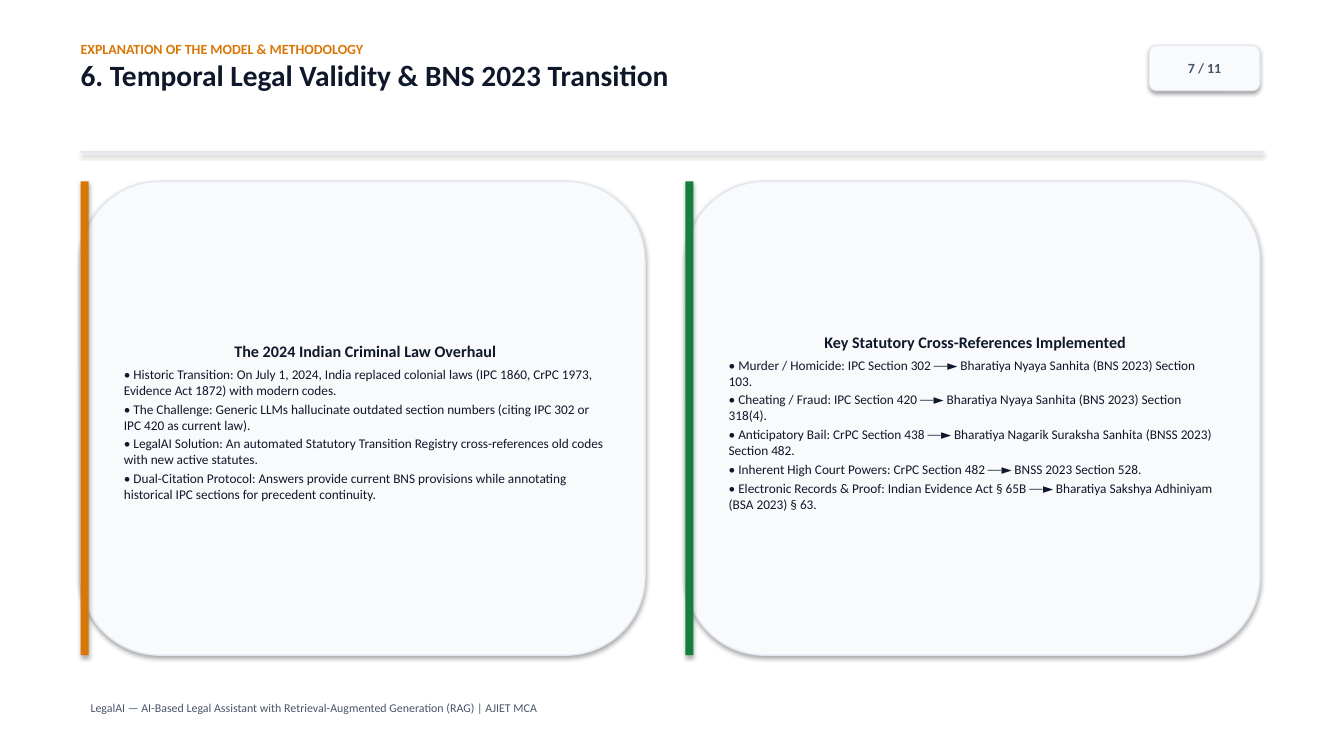
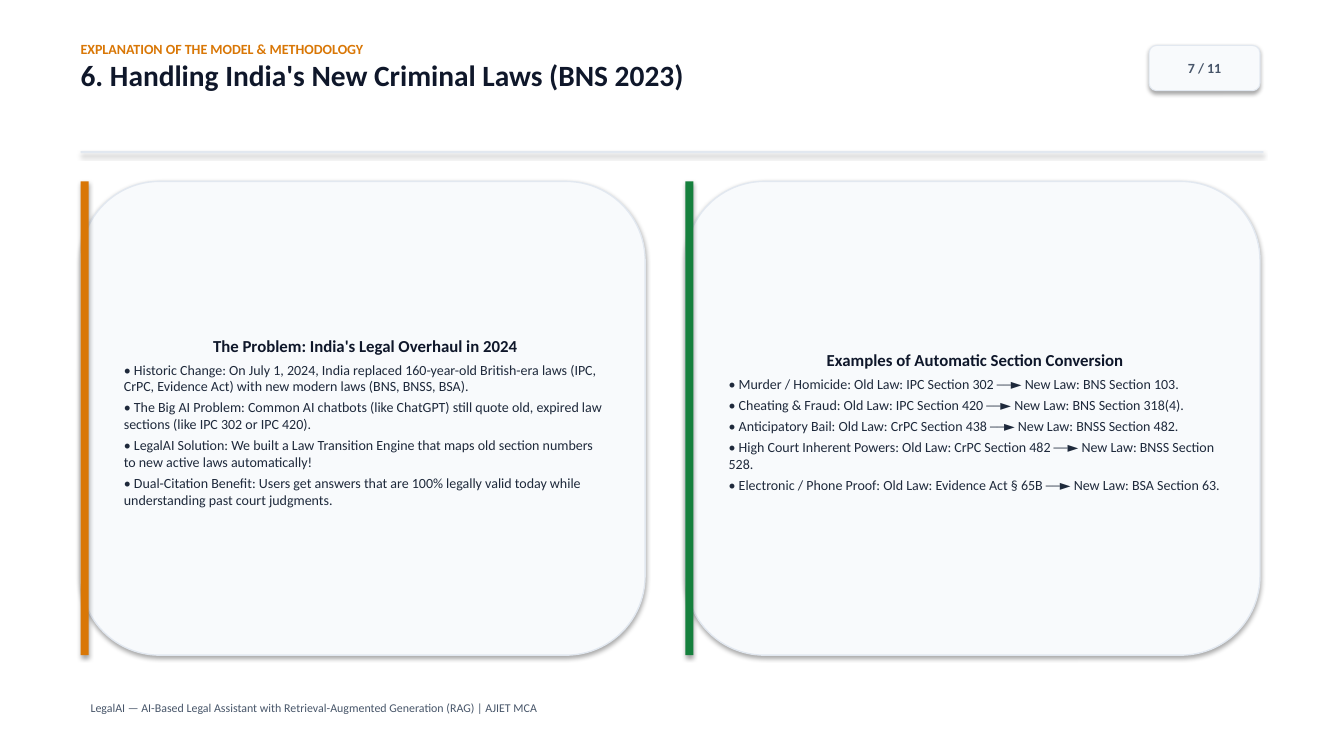
Before and after one commit to lekhanleku/Legal_AI, a slide deck: slide 7 of LegalAI_MCA_Presentation.pptx. Drawn at 1344x756 pixels with LibreOffice and Linux fonts; fonts in the diff are those of the drawing. Boxes give left, top, right and bottom in pixels: in the first picture for what was removed or moved away, otherwise in the second. Text is boxed around its words. In the diff, an @@ line names an element or a change of style, - is before the commit and + after.

```diff
--- a/LegalAI_MCA_Presentation.pptx
+++ b/LegalAI_MCA_Presentation.pptx
@@ text at [81,64,684,91]: text changed @@
-6. Temporal Legal Validity & BNS 2023 Transition
+6. Handling India's New Criminal Laws (BNS 2023)
@@ text in rounded rectangle at [124,340,602,508]: text changed; size 9.5 to 10 pt; text colour #0F172A to #1E293B @@
-The 2024 Indian Criminal Law Overhaul
-• Historic Transition: On July 1, 2024, India replaced colonial laws (IPC 1860, CrPC 1973, Evidence Act 1872) with modern codes.
-• The Challenge: Generic LLMs hallucinate outdated section numbers (citing IPC 302 or IPC 420 as current law).
-• LegalAI Solution: An automated Statutory Transition Registry cross-references old codes with new active statutes.
-• Dual-Citation Protocol: Answers provide current BNS provisions while annotating historical IPC sections for precedent continuity.
+The Problem: India's Legal Overhaul in 2024
+• Historic Change: On July 1, 2024, India replaced 160-year-old British-era laws (IPC, CrPC, Evidence Act) with new modern laws (BNS, BNSS, BSA).
+• The Big AI Problem: Common AI chatbots (like ChatGPT) still quote old, expired law sections (like IPC 302 or IPC 420).
+• LegalAI Solution: We built a Law Transition Engine that maps old section numbers to new active laws automatically!
+• Dual-Citation Benefit: Users get answers that are 100% legally valid today while understanding past court judgments.
@@ text in rounded rectangle at [729,354,1220,490]: text changed; size 9.5 to 10 pt; text colour #0F172A to #1E293B @@
-Key Statutory Cross-References Implemented
-• Murder / Homicide: IPC Section 302 ──► Bharatiya Nyaya Sanhita (BNS 2023) Section 103.
-• Cheating / Fraud: IPC Section 420 ──► Bharatiya Nyaya Sanhita (BNS 2023) Section 318(4).
-• Anticipatory Bail: CrPC Section 438 ──► Bharatiya Nagarik Suraksha Sanhita (BNSS 2023) Section 482.
-• Inherent High Court Powers: CrPC Section 482 ──► BNSS 2023 Section 528.
-• Electronic Records & Proof: Indian Evidence Act § 65B ──► Bharatiya Sakshya Adhiniyam (BSA 2023) § 63.
+Examples of Automatic Section Conversion
+• Murder / Homicide: Old Law: IPC Section 302 ──► New Law: BNS Section 103.
+• Cheating & Fraud: Old Law: IPC Section 420 ──► New Law: BNS Section 318(4).
+• Anticipatory Bail: Old Law: CrPC Section 438 ──► New Law: BNSS Section 482.
+• High Court Inherent Powers: Old Law: CrPC Section 482 ──► New Law: BNSS Section 528.
+• Electronic / Phone Proof: Old Law: Evidence Act § 65B ──► New Law: BSA Section 63.
```
Also in this commit, not shown: 10 other slides changed, 48 other files.
